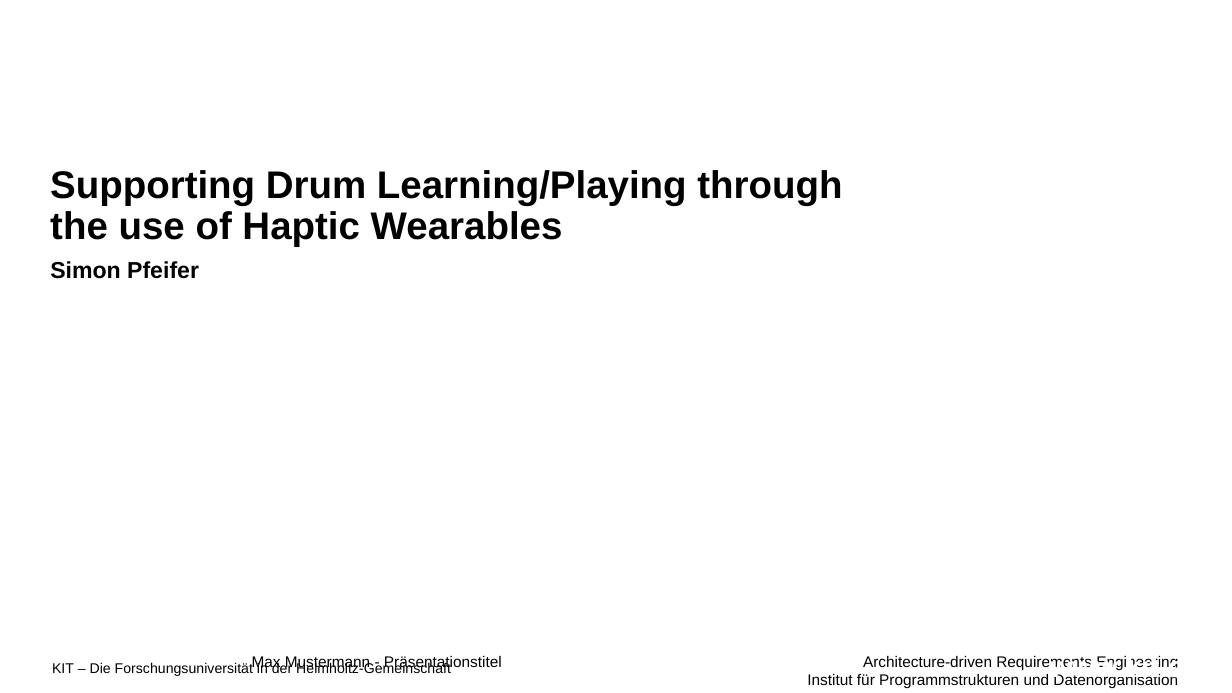
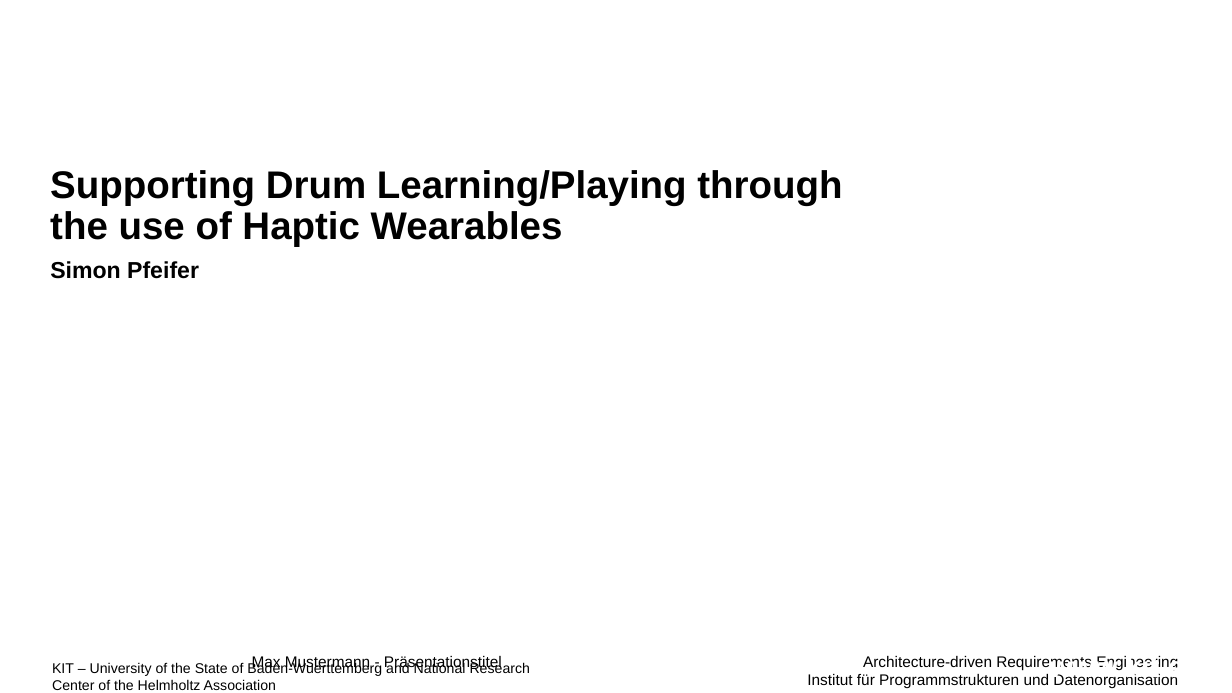
Before and after one commit to Spiemer/proseminar, a slide deck: slide 1 of presentation/presentation.odp. Drawn at 1232x693 pixels with LibreOffice and Linux fonts; fonts in the diff are those of the drawing; background and template pictures are left out. Boxes give left, top, right and bottom in pixels: in the first picture for what was removed or moved away, otherwise in the second. Text is boxed around its words. In the diff, an @@ line names an element or a change of style, - is before the commit and + after.

```diff
--- a/presentation/presentation.odp
+++ b/presentation/presentation.odp
@@ text removed at (x1=52, y1=662, x2=451, y2=676) @@
-KIT – Die Forschungsuniversität in der Helmholtz-Gemeinschaft
@@ text added at (x1=52, y1=662, x2=531, y2=690), 11 pt, text #000000 @@
+KIT – University of the State of Baden-Wuerttemberg and National Research Center of the Helmholtz Association
```
Also in this commit, not shown: 3 other slides changed, 1 slide added, 1 slide removed, 1 other file.
